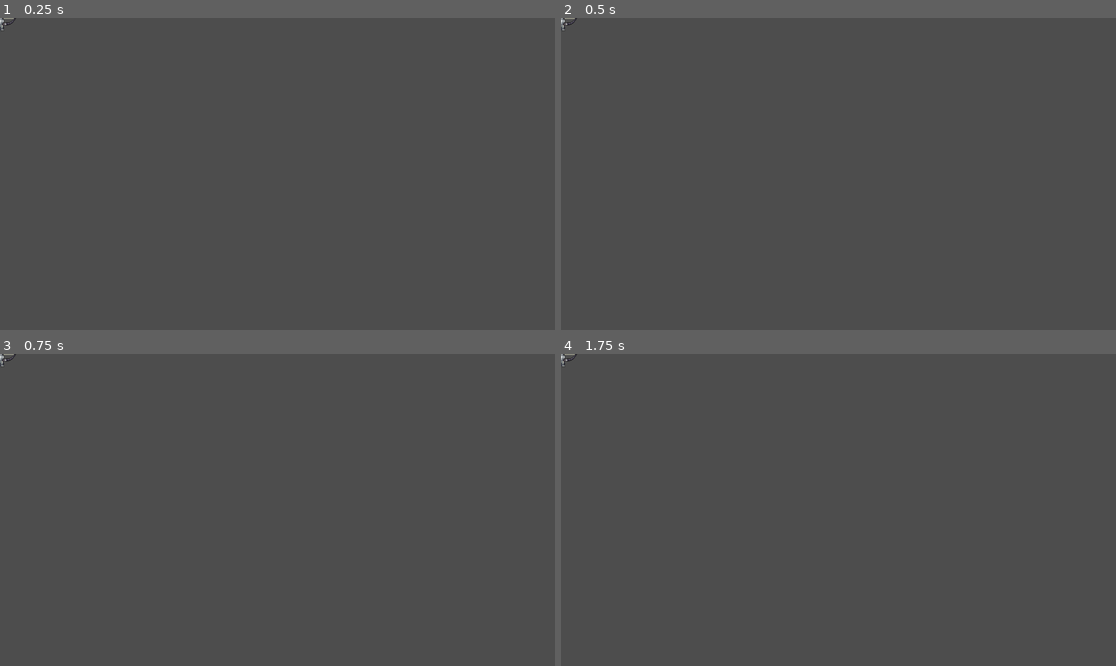
Above: before the commit, frames 1-4 (two rows, left to right).
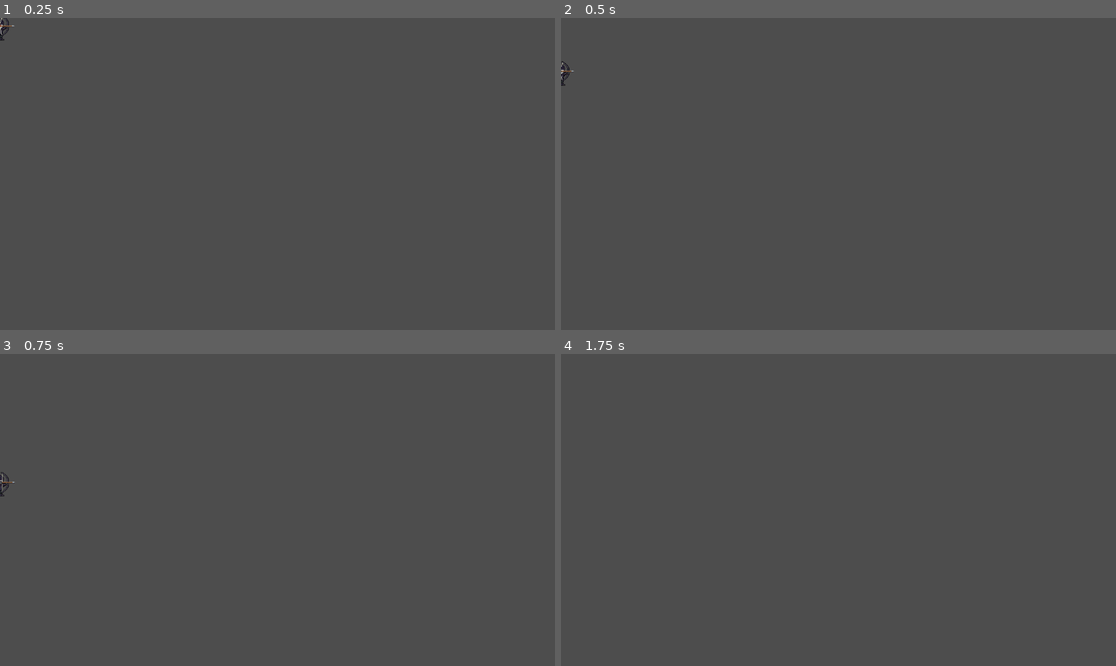
Above: after the commit, the same moments.

Repository: Vysubs28/360-No-Scope
Game: Godot game, scene res://Character/NewCharacter.tscn
Two runs of this game, one before a commit and one after it. Both use one fixed random seed, a clock stepped at 60 frames per second and the inputs below. The project has no main scene, so this scene is started directly.
Inputs:
- Up to frame 1 (0.25 s): no input
- Up to frame 2 (0.5 s): no input
- Up to frame 3 (0.75 s): tap Enter at 0.5 s; hold Right (ui_right) from 0.53 s (still down)
- Up to frame 4 (1.75 s): keep holding Right (ui_right); tap Up (ui_up) at 0.77, 1.52 s; tap Space at 1.25 s

The runs differ from the first frame. In frame 1, less than 0.1% of the frame differs, in the area x 0-3%, y 0-8%; in frame 2, 0.1%; in frame 3, 0.1%, in the area x 0-3%, y 0-46%; in frame 4, less than 0.1%.

Commit message:
character movement
code & animation

Diff:
--- a/Character/player.gd
+++ b/Character/Movement.gd
@@ -1,14 +1,13 @@
 extends CharacterBody2D
 
 
-@export var speed : float = 200.0
-@export var jump_velocity : float = -150.0
-@export var double_jump_velocity : float = -100
+@export var speed : float =  200.0
+@export var jump_velocity : float = -200.0
 
 @onready var animated_sprite : AnimatedSprite2D = $AnimatedSprite2D
+
 # Get the gravity from the project settings to be synced with RigidBody nodes.
 var gravity = ProjectSettings.get_setting("physics/2d/default_gravity")
-var has_double_jumped : bool = false
 var animation_locked : bool = false
 var direction : Vector2 = Vector2.ZERO
 var was_in_air : bool = false
@@ -19,68 +18,45 @@
 		velocity.y += gravity * delta
 		was_in_air = true
 	else:
-		has_double_jumped = false
-
 		if was_in_air == true:
 			land()
 
-			was_in_air = false
-	# Handle jump.
-	if Input.is_action_just_pressed("jump"):
+		was_in_air = false
+	# Handle jump. # spin = jump
+	if Input.is_action_just_pressed("spin"):
 		if is_on_floor():
-			#Normal jump from floor
-			jump()
-			velocity.y = jump_velocity
-		elif not has_double_jumped:
-			# Double jump in air
-			double_jump()
+			spin()
 
 
 	# Get the input direction and handle the movement/deceleration.
 	# As good practice, you should replace UI actions with custom gameplay actions.
 	direction = Input.get_vector("left", "right", "up", "down")
-
-	if direction.x != 0 && animated_sprite.animation != "jump_end":
+	if direction:
 		velocity.x = direction.x * speed
 	else:
 		velocity.x = move_toward(velocity.x, 0, speed)
 
 	move_and_slide()
 	update_animation()
-	update_facing_direction()
+
 
 func update_animation():
 	if not animation_locked:
-		if not is_on_floor():
-			animated_sprite.play("jump_loop")
+		if direction.x != 0:
+			animated_sprite.play("run")
 		else:
-			if direction.x != 0:
-				animated_sprite.play("run")
-			else:
-				animated_sprite.play("idle")
+			animated_sprite.play("idle")
 
-func update_facing_direction():
-	if direction.x > 0:
-		animated_sprite.flip_h = false
-	elif direction.x < 0:
-		animated_sprite.flip_h = true
-
-func jump():
+func spin():
 	velocity.y = jump_velocity
-	animated_sprite.play("jump start")
+	animated_sprite.play("spin")
 	animation_locked = true
 
-func double_jump():
-	velocity.y = double_jump_velocity
-	animated_sprite.play("jump_double")
-	animation_locked = true
-	has_double_jumped = true
-
 func land():
-
 	animated_sprite.play("jump_end")
 	animation_locked = true
 
+
 func _on_animated_sprite_2d_animation_finished():
-	if(["jump_end", "jump_start", "jump_double"].has(animated_sprite.animation)):
+	if(animated_sprite.animation == "jump_end"):
 		animation_locked = false
--- a/Character/NewCharacter.tscn
+++ b/Character/NewCharacter.tscn
@@ -1,137 +1,165 @@
-[gd_scene load_steps=19 format=3 uid="uid://bp123p4v3j18m"]
+[gd_scene load_steps=22 format=3 uid="uid://bp123p4v3j18m"]
 
-[ext_resource type="Script" path="res://Levels/CharacterBody2D.gd" id="1_gm3ot"]
-[ext_resource type="Texture2D" uid="uid://cdrrhybbc73ot" path="res://Assets/Rockstar Studios/New Character Design/Option3 new.png" id="2_iqwwo"]
+[ext_resource type="Script" path="res://Character/Movement.gd" id="1_j8ykc"]
+[ext_resource type="Texture2D" uid="uid://co4wnkchv2g44" path="res://Assets/Rockstar Studios/New Character Design/New Sprite Sheet.png" id="2_ohuvv"]
 
-[sub_resource type="AtlasTexture" id="AtlasTexture_k2fk8"]
-atlas = ExtResource("2_iqwwo")
-region = Rect2(0, 1224, 67, 68)
+[sub_resource type="AtlasTexture" id="AtlasTexture_s4kkk"]
+atlas = ExtResource("2_ohuvv")
+region = Rect2(320, 1224, 64, 72)
 
-[sub_resource type="AtlasTexture" id="AtlasTexture_7ewv6"]
-atlas = ExtResource("2_iqwwo")
-region = Rect2(0, 3852, 128, 107)
+[sub_resource type="AtlasTexture" id="AtlasTexture_6e3ke"]
+atlas = ExtResource("2_ohuvv")
+region = Rect2(384, 1224, 64, 72)
 
-[sub_resource type="AtlasTexture" id="AtlasTexture_10qry"]
-atlas = ExtResource("2_iqwwo")
-region = Rect2(128, 3852, 128, 107)
+[sub_resource type="AtlasTexture" id="AtlasTexture_gojhy"]
+atlas = ExtResource("2_ohuvv")
+region = Rect2(448, 1224, 64, 72)
 
-[sub_resource type="AtlasTexture" id="AtlasTexture_tfvfi"]
-atlas = ExtResource("2_iqwwo")
-region = Rect2(256, 3852, 128, 107)
+[sub_resource type="AtlasTexture" id="AtlasTexture_ovr48"]
+atlas = ExtResource("2_ohuvv")
+region = Rect2(256, 1224, 64, 68)
 
-[sub_resource type="AtlasTexture" id="AtlasTexture_0xtvq"]
-atlas = ExtResource("2_iqwwo")
-region = Rect2(384, 3852, 128, 107)
+[sub_resource type="AtlasTexture" id="AtlasTexture_hcvrl"]
+atlas = ExtResource("2_ohuvv")
+region = Rect2(320, 1224, 64, 68)
 
-[sub_resource type="AtlasTexture" id="AtlasTexture_6u7ud"]
-atlas = ExtResource("2_iqwwo")
-region = Rect2(512, 3852, 128, 107)
+[sub_resource type="AtlasTexture" id="AtlasTexture_vkri7"]
+atlas = ExtResource("2_ohuvv")
+region = Rect2(384, 1224, 64, 68)
 
-[sub_resource type="AtlasTexture" id="AtlasTexture_cu4o0"]
-atlas = ExtResource("2_iqwwo")
-region = Rect2(640, 3852, 128, 107)
+[sub_resource type="AtlasTexture" id="AtlasTexture_qsj7n"]
+atlas = ExtResource("2_ohuvv")
+region = Rect2(0, 3850, 128, 110)
 
-[sub_resource type="AtlasTexture" id="AtlasTexture_4886l"]
-atlas = ExtResource("2_iqwwo")
-region = Rect2(768, 3852, 128, 107)
+[sub_resource type="AtlasTexture" id="AtlasTexture_37d4b"]
+atlas = ExtResource("2_ohuvv")
+region = Rect2(128, 3850, 128, 110)
 
-[sub_resource type="AtlasTexture" id="AtlasTexture_ecjwt"]
-atlas = ExtResource("2_iqwwo")
-region = Rect2(896, 3852, 128, 107)
+[sub_resource type="AtlasTexture" id="AtlasTexture_a4snp"]
+atlas = ExtResource("2_ohuvv")
+region = Rect2(256, 3850, 128, 110)
 
-[sub_resource type="AtlasTexture" id="AtlasTexture_be4ry"]
-atlas = ExtResource("2_iqwwo")
-region = Rect2(1024, 3852, 128, 107)
+[sub_resource type="AtlasTexture" id="AtlasTexture_w31w7"]
+atlas = ExtResource("2_ohuvv")
+region = Rect2(384, 3850, 128, 110)
 
-[sub_resource type="AtlasTexture" id="AtlasTexture_la3vy"]
-atlas = ExtResource("2_iqwwo")
-region = Rect2(513, 1216, 57, 64)
+[sub_resource type="AtlasTexture" id="AtlasTexture_d17av"]
+atlas = ExtResource("2_ohuvv")
+region = Rect2(512, 3850, 128, 110)
 
-[sub_resource type="AtlasTexture" id="AtlasTexture_d7vne"]
-atlas = ExtResource("2_iqwwo")
+[sub_resource type="AtlasTexture" id="AtlasTexture_m3tmu"]
+atlas = ExtResource("2_ohuvv")
+region = Rect2(640, 3850, 128, 110)
+
+[sub_resource type="AtlasTexture" id="AtlasTexture_fx3u8"]
+atlas = ExtResource("2_ohuvv")
+region = Rect2(768, 3850, 128, 110)
+
+[sub_resource type="AtlasTexture" id="AtlasTexture_hqtfv"]
+atlas = ExtResource("2_ohuvv")
+region = Rect2(513, 1024, 57, 64)
+
+[sub_resource type="AtlasTexture" id="AtlasTexture_fwpyo"]
+atlas = ExtResource("2_ohuvv")
+region = Rect2(513, 1088, 57, 64)
+
+[sub_resource type="AtlasTexture" id="AtlasTexture_605fe"]
+atlas = ExtResource("2_ohuvv")
 region = Rect2(513, 1152, 57, 64)
 
-[sub_resource type="AtlasTexture" id="AtlasTexture_f3112"]
-atlas = ExtResource("2_iqwwo")
-region = Rect2(513, 1088, 57, 64)
-
-[sub_resource type="AtlasTexture" id="AtlasTexture_k1qaa"]
-atlas = ExtResource("2_iqwwo")
-region = Rect2(513, 1024, 57, 64)
+[sub_resource type="AtlasTexture" id="AtlasTexture_esivx"]
+atlas = ExtResource("2_ohuvv")
+region = Rect2(513, 1216, 57, 64)
 
 [sub_resource type="SpriteFrames" id="SpriteFrames_l25yf"]
 animations = [{
 "frames": [{
 "duration": 1.0,
-"texture": SubResource("AtlasTexture_k2fk8")
+"texture": SubResource("AtlasTexture_s4kkk")
+}, {
+"duration": 1.0,
+"texture": SubResource("AtlasTexture_6e3ke")
+}, {
+"duration": 1.0,
+"texture": SubResource("AtlasTexture_gojhy")
 }],
-"loop": true,
+"loop": false,
 "name": &"idle",
-"speed": 3.0
-}, {
-"frames": [],
-"loop": true,
-"name": &"jump_start",
 "speed": 5.0
 }, {
 "frames": [{
 "duration": 1.0,
-"texture": SubResource("AtlasTexture_7ewv6")
+"texture": SubResource("AtlasTexture_ovr48")
 }, {
 "duration": 1.0,
-"texture": SubResource("AtlasTexture_10qry")
+"texture": SubResource("AtlasTexture_hcvrl")
 }, {
 "duration": 1.0,
-"texture": SubResource("AtlasTexture_tfvfi")
+"texture": SubResource("AtlasTexture_vkri7")
+}],
+"loop": false,
+"name": &"jump_end",
+"speed": 5.0
+}, {
+"frames": [{
+"duration": 1.0,
+"texture": SubResource("AtlasTexture_qsj7n")
 }, {
 "duration": 1.0,
-"texture": SubResource("AtlasTexture_0xtvq")
+"texture": SubResource("AtlasTexture_37d4b")
 }, {
 "duration": 1.0,
-"texture": SubResource("AtlasTexture_6u7ud")
+"texture": SubResource("AtlasTexture_a4snp")
 }, {
 "duration": 1.0,
-"texture": SubResource("AtlasTexture_cu4o0")
+"texture": SubResource("AtlasTexture_w31w7")
 }, {
 "duration": 1.0,
-"texture": SubResource("AtlasTexture_4886l")
+"texture": SubResource("AtlasTexture_d17av")
 }, {
 "duration": 1.0,
-"texture": SubResource("AtlasTexture_ecjwt")
+"texture": SubResource("AtlasTexture_m3tmu")
 }, {
 "duration": 1.0,
-"texture": SubResource("AtlasTexture_be4ry")
+"texture": SubResource("AtlasTexture_fx3u8")
 }],
 "loop": true,
 "name": &"run",
-"speed": 25.0
+"speed": 45.0
 }, {
 "frames": [{
 "duration": 1.0,
-"texture": SubResource("AtlasTexture_la3vy")
+"texture": SubResource("AtlasTexture_hqtfv")
 }, {
 "duration": 1.0,
-"texture": SubResource("AtlasTexture_d7vne")
+"texture": SubResource("AtlasTexture_fwpyo")
 }, {
 "duration": 1.0,
-"texture": SubResource("AtlasTexture_f3112")
+"texture": SubResource("AtlasTexture_605fe")
 }, {
 "duration": 1.0,
-"texture": SubResource("AtlasTexture_k1qaa")
+"texture": SubResource("AtlasTexture_esivx")
 }],
 "loop": true,
 "name": &"spin",
-"speed": 8.0
+"speed": 5.0
 }]
 
 [sub_resource type="CapsuleShape2D" id="CapsuleShape2D_xxucf"]
+radius = 8.0
+height = 54.0
 
 [node name="CharacterBody2D" type="CharacterBody2D"]
-script = ExtResource("1_gm3ot")
+script = ExtResource("1_j8ykc")
 
 [node name="AnimatedSprite2D" type="AnimatedSprite2D" parent="."]
+position = Vector2(-1, -2)
+scale = Vector2(1, 0.981818)
 sprite_frames = SubResource("SpriteFrames_l25yf")
 animation = &"run"
 
 [node name="CollisionShape2D" type="CollisionShape2D" parent="."]
+position = Vector2(-1, 3)
 shape = SubResource("CapsuleShape2D_xxucf")
+
+[connection signal="animation_finished" from="AnimatedSprite2D" to="." method="_on_animated_sprite_2d_animation_finished"]
